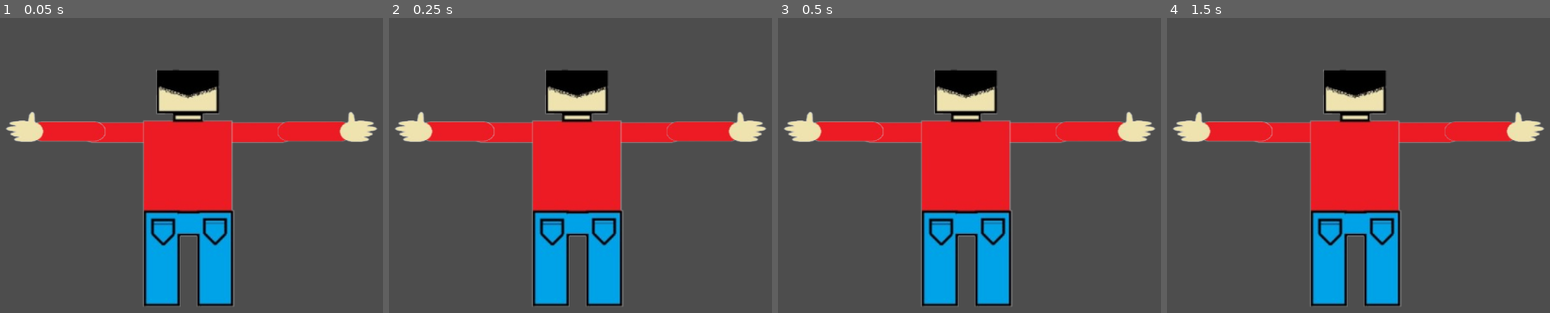
Above: before the commit, frames 1-4 (left to right).
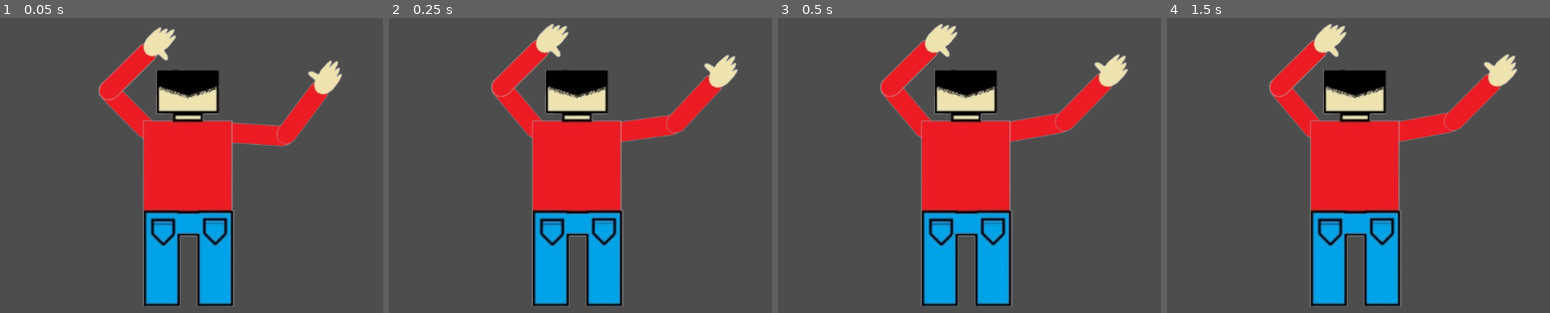
Above: after the commit, the same moments.

Repository: Detmermedina/climbingPepe
Game: Godot game, scene res://personaje/pepeNuevo.tscn
Two runs of this game, one before a commit and one after it. Both use one fixed random seed, a clock stepped at 60 frames per second and the inputs below. This scene is started directly instead of the project's main scene.
Inputs:
- Up to frame 1 (0.05 s): no input
- Up to frame 2 (0.25 s): no input
- Up to frame 3 (0.5 s): no input
- Up to frame 4 (1.5 s): tap Enter at 1.25 s

The runs differ from the first frame. In frame 1, 7.8% of the frame differs, in the area x 1-99%, y 3-44%; in frame 2, 8.4%; in frame 3, 8.6%; in frame 4, 8.6%, in the area x 1-99%, y 1-43%.

Commit message:
Pepe nuevo terminado

Diff:
--- a/personaje/pepeNuevo.tscn
+++ b/personaje/pepeNuevo.tscn
@@ -7,14 +7,14 @@
 [ext_resource type="Texture2D" uid="uid://cmy5e6heycjt" path="res://assets/pepe/cuerpo.png" id="5_1jj3a"]
 
 [sub_resource type="SkeletonModification2DCCDIK" id="SkeletonModification2DCCDIK_rv8x6"]
-target_nodepath = NodePath("../../../IK targets/AntebrazoDER target")
-tip_nodepath = NodePath("HuesoCuerpo/Cuello/HombroDER/CodoDER")
+target_nodepath = NodePath("../../../IK targets/ManoDER target")
+tip_nodepath = NodePath("HuesoCuerpo/Cuello/HombroDER/CodoDER/MunecaDER")
 ccdik_data_chain_length = 2
 joint_data/0/bone_index = 2
 joint_data/0/bone2d_node = NodePath("HuesoCuerpo/Cuello/HombroDER")
 joint_data/0/rotate_from_joint = false
 joint_data/0/enable_constraint = true
-joint_data/0/constraint_angle_min = -139.091
+joint_data/0/constraint_angle_min = -93.521
 joint_data/0/constraint_angle_max = 90.665
 joint_data/0/constraint_angle_invert = true
 joint_data/0/constraint_in_localspace = true
@@ -24,14 +24,39 @@
 joint_data/1/rotate_from_joint = false
 joint_data/1/enable_constraint = true
 joint_data/1/constraint_angle_min = 0.0
-joint_data/1/constraint_angle_max = 245.225
+joint_data/1/constraint_angle_max = 226.903
 joint_data/1/constraint_angle_invert = true
 joint_data/1/constraint_in_localspace = true
 joint_data/1/editor_draw_gizmo = true
 
+[sub_resource type="SkeletonModification2DCCDIK" id="SkeletonModification2DCCDIK_ufv3x"]
+target_nodepath = NodePath("../../../IK targets/ManoIZQ target")
+tip_nodepath = NodePath("HuesoCuerpo/Cuello/HombroIZQ/CodoIZQ/MunecaIZQ")
+ccdik_data_chain_length = 2
+joint_data/0/bone_index = 5
+joint_data/0/bone2d_node = NodePath("HuesoCuerpo/Cuello/HombroIZQ")
+joint_data/0/rotate_from_joint = false
+joint_data/0/enable_constraint = true
+joint_data/0/constraint_angle_min = -90.59
+joint_data/0/constraint_angle_max = -262.045
+joint_data/0/constraint_angle_invert = true
+joint_data/0/constraint_in_localspace = true
+joint_data/0/editor_draw_gizmo = true
+joint_data/1/bone_index = 6
+joint_data/1/bone2d_node = NodePath("HuesoCuerpo/Cuello/HombroIZQ/CodoIZQ")
+joint_data/1/rotate_from_joint = false
+joint_data/1/enable_constraint = true
+joint_data/1/constraint_angle_min = 0.0
+joint_data/1/constraint_angle_max = 120.788
+joint_data/1/constraint_angle_invert = false
+joint_data/1/constraint_in_localspace = true
+joint_data/1/editor_draw_gizmo = true
+
 [sub_resource type="SkeletonModificationStack2D" id="SkeletonModificationStack2D_gjxv2"]
-modification_count = 1
+enabled = true
+modification_count = 2
 modifications/0 = SubResource("SkeletonModification2DCCDIK_rv8x6")
+modifications/1 = SubResource("SkeletonModification2DCCDIK_ufv3x")
 
 [node name="PepeNuevo" type="Node2D"]
 
@@ -41,21 +66,29 @@
 
 [node name="BrazoDer" type="Sprite2D" parent="container/cuerpo"]
 position = Vector2(658, 281)
+rotation = -0.180803
+scale = Vector2(0.999962, 0.999962)
 texture = ExtResource("1_kcx11")
 offset = Vector2(46, 0)
 
 [node name="AnteBrazoDer" type="Sprite2D" parent="container/cuerpo"]
-position = Vector2(743, 280)
+position = Vector2(744.292, 269.229)
+rotation = -0.78803
+scale = Vector2(0.999955, 0.999955)
 texture = ExtResource("2_bisvp")
 offset = Vector2(69, -7)
 
 [node name="BrazoIzq" type="Sprite2D" parent="container/cuerpo"]
 position = Vector2(540, 281)
+rotation = 0.871764
+scale = Vector2(0.999946, 0.999946)
 texture = ExtResource("3_ftlgj")
 offset = Vector2(-47, 0)
 
 [node name="AnteBrazoIzq" type="Sprite2D" parent="container/cuerpo"]
-position = Vector2(460, 280)
+position = Vector2(479.277, 213.623)
+rotation = 2.36003
+scale = Vector2(0.999937, 0.999937)
 texture = ExtResource("4_2p8ox")
 offset = Vector2(-65, -7)
 
@@ -81,13 +114,17 @@
 [node name="HombroDER" type="Bone2D" parent="container/huesos/Skeleton2D/HuesoCuerpo/Cuello"]
 position = Vector2(62, -1)
 rest = Transform2D(1, 0, 0, 1, 62, -1)
+metadata/_local_pose_override_enabled_ = true
 
 [node name="RemoteTransform2D" type="RemoteTransform2D" parent="container/huesos/Skeleton2D/HuesoCuerpo/Cuello/HombroDER"]
 remote_path = NodePath("../../../../../../cuerpo/BrazoDer")
 
 [node name="CodoDER" type="Bone2D" parent="container/huesos/Skeleton2D/HuesoCuerpo/Cuello/HombroDER"]
-position = Vector2(85, -1)
+position = Vector2(87.0046, 3.93719)
+rotation = -1.34742
+scale = Vector2(0.999999, 0.999999)
 rest = Transform2D(1, 0, 0, 1, 85, -1)
+metadata/_local_pose_override_enabled_ = true
 
 [node name="RemoteTransform2D" type="RemoteTransform2D" parent="container/huesos/Skeleton2D/HuesoCuerpo/Cuello/HombroDER/CodoDER"]
 remote_path = NodePath("../../../../../../../cuerpo/AnteBrazoDer")
@@ -99,13 +136,17 @@
 [node name="HombroIZQ" type="Bone2D" parent="container/huesos/Skeleton2D/HuesoCuerpo/Cuello"]
 position = Vector2(-56, -1)
 rest = Transform2D(1, 0, 0, 1, -56, -1)
+metadata/_local_pose_override_enabled_ = true
 
 [node name="RemoteTransform2D" type="RemoteTransform2D" parent="container/huesos/Skeleton2D/HuesoCuerpo/Cuello/HombroIZQ"]
 remote_path = NodePath("../../../../../../cuerpo/BrazoIzq")
 
 [node name="CodoIZQ" type="Bone2D" parent="container/huesos/Skeleton2D/HuesoCuerpo/Cuello/HombroIZQ"]
-position = Vector2(-80, -1)
+position = Vector2(-90.6458, 3.12482)
+rotation = 2.10815
+scale = Vector2(0.999999, 0.999999)
 rest = Transform2D(1, 0, 0, 1, -80, -1)
+metadata/_local_pose_override_enabled_ = true
 
 [node name="RemoteTransform2D" type="RemoteTransform2D" parent="container/huesos/Skeleton2D/HuesoCuerpo/Cuello/HombroIZQ/CodoIZQ"]
 remote_path = NodePath("../../../../../../../cuerpo/AnteBrazoIzq")
@@ -116,12 +157,8 @@
 
 [node name="IK targets" type="Node2D" parent="."]
 
-[node name="Cuerpo target" type="Node2D" parent="IK targets"]
+[node name="ManoDER target" type="Node2D" parent="IK targets"]
+position = Vector2(812, 204)
 
-[node name="BrazoDER target" type="Node2D" parent="IK targets"]
-
-[node name="AntebrazoDER target" type="Node2D" parent="IK targets"]
-
-[node name="BrazoIZQ target" type="Node2D" parent="IK targets"]
-
-[node name="AntebrazoIZQ target" type="Node2D" parent="IK targets"]
+[node name="ManoIZQ target" type="Node2D" parent="IK targets"]
+position = Vector2(546, 146)
Not shown: 1 places in personaje/pepeNuevo.tscn that only renumber resources
